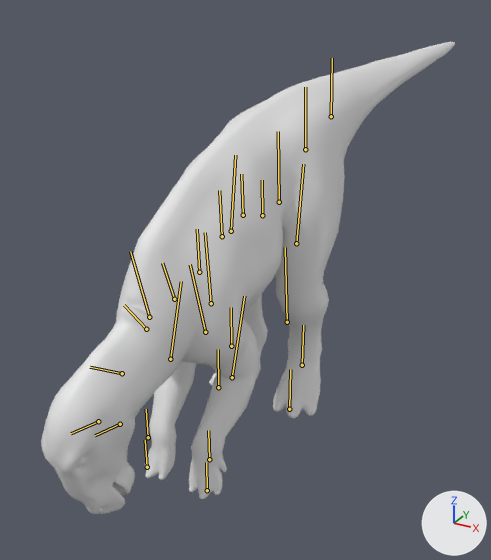
Before and after pictures for a commit that changed the glTF model bichos/modelos/edmontossauro.glb.
Rendered twice from a 50 mm lens placed at (3.59, -8.01, 5.18), pointed at (-0.59, -0.42, 1.39). Every picture has the same lights, and +X, +Y and +Z are marked at lower right. The picture after the commit comes second. Both versions are drawn at frame 50 of the action 'comer'; the numbers are the values there. The bones that change, and the others that lie on the model, are drawn over the model as lines.

In view in the first picture: 'edmontossauro_malha_0'.
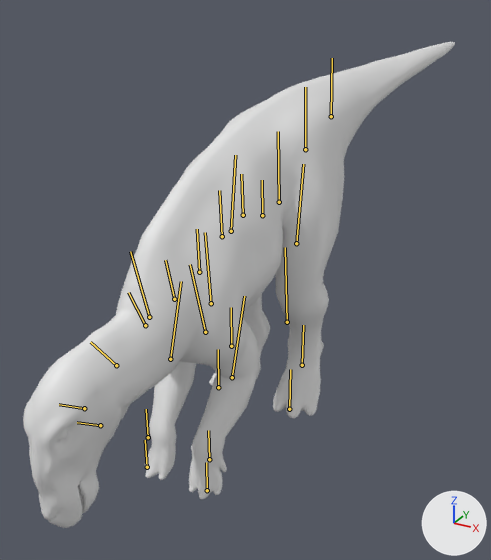
What the commit changed:
Bone 'pescoco_1' (bone_pescoco_1) turns from (17, -2, -1) to (11, -2, 0) degrees about its own x, y and z.
Bone 'pescoco_2' (bone_pescoco_2) turns from (17, -2, -1) to (11, -2, 0) degrees about its own x, y and z.
Bone 'pescoco_3' (bone_pescoco_3) turns from (17, -2, -1) to (11, -2, 0) degrees about its own x, y and z.
Bone 'cabeca' (bone_cabeca) turns from (23, 0, 0) to (16, 0, 0) degrees about its own x, y and z.

Location of each change, [x1, y1, x2, y2] in pixels of the pictures (491 x 560 px):
'edmontossauro_malha_0', posed
    before: [41, 42, 455, 514]
    after: [23, 42, 455, 528]
bone 'pescoco_1', root to tip
    before: (174, 299) to (162, 263)
    after: (174, 299) to (165, 260)
bone 'pescoco_2', root to tip
    before: (146, 329) to (124, 305)
    after: (145, 325) to (128, 292)
bone 'pescoco_3', root to tip
    before: (122, 373) to (90, 367)
    after: (116, 365) to (90, 342)
bone 'cabeca', root to tip
    before: (98, 421) to (71, 433)
    after: (84, 408) to (59, 404)
